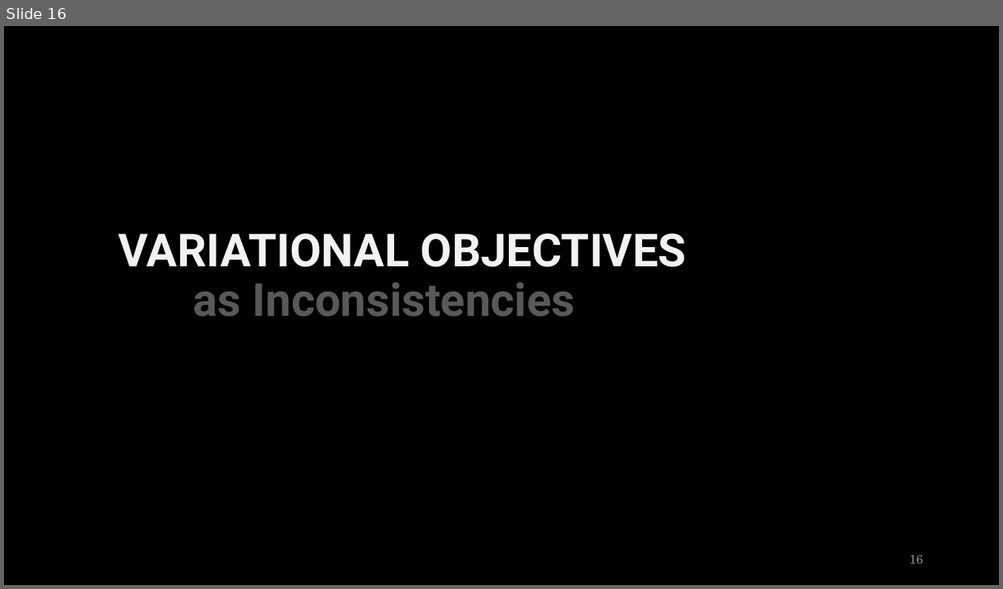
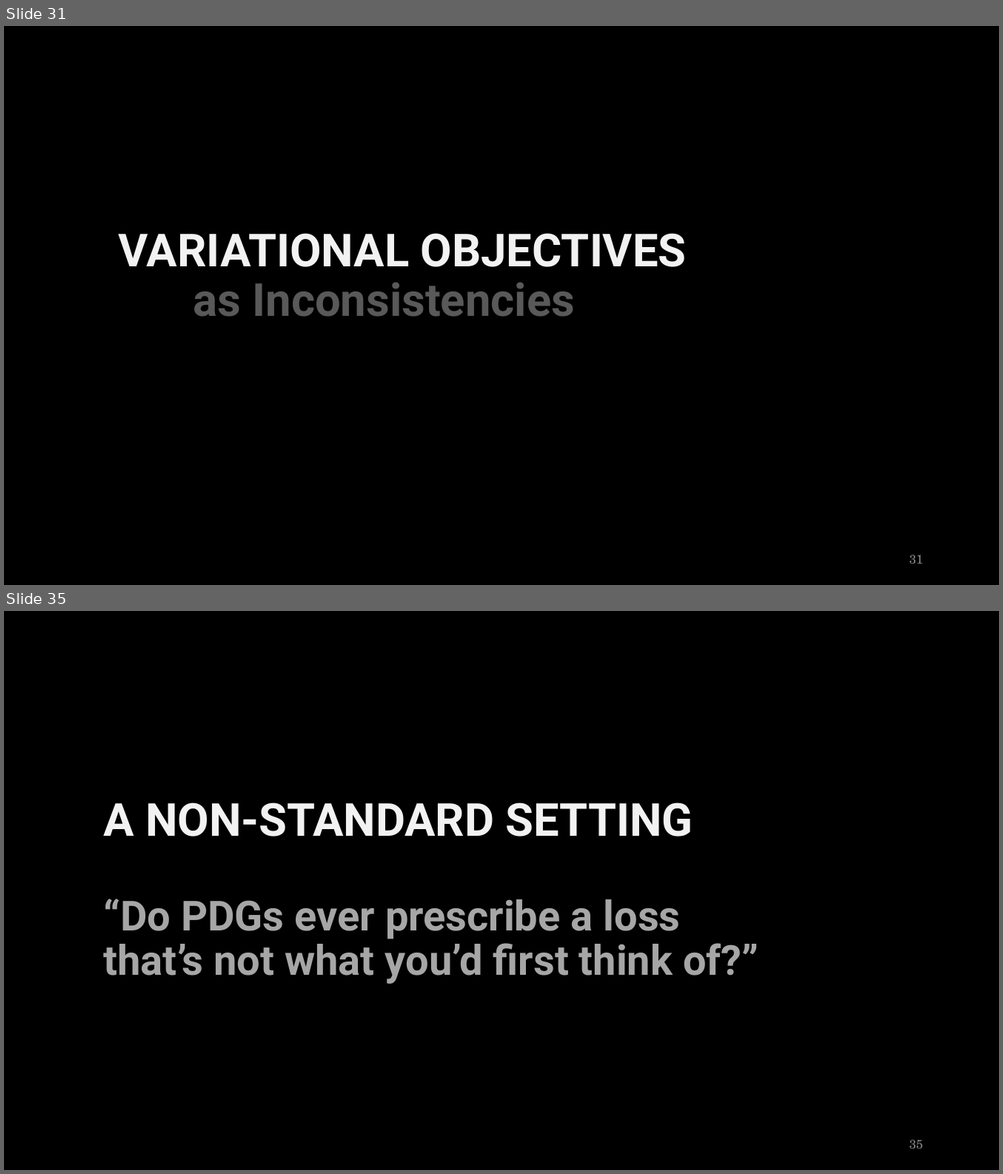
Before and after one commit to orichardson/pdg-expts, a slide deck: present/ai-seminar-2023/one-true-loss--45min.pptx. Shown one above the other, each under a label of ours: slide 16 before the commit, slides 31 and 35 after it; the slides between them are not shown. The pictures are 1003x589 and 1003x1174 pixels, drawn with LibreOffice and Linux fonts; fonts in the diff are those of the drawing. Boxes give left, top, right and bottom in pixels: in the first picture for what was removed or moved away, otherwise in the second. Text is boxed around its words. In the diff, an @@ line names an element or a change of style, - is before the commit and + after.

Commit message:
changes to one-true-loss.pptx??

```diff
--- a/present/ai-seminar-2023/one-true-loss--45min.pptx
+++ b/present/ai-seminar-2023/one-true-loss--45min.pptx
@@ slide 35 added at box(4, 611, 999, 1170), background #000000 @@
@@ title added at box(104, 803, 758, 984), 40 pt, text #A6A6A6, bold @@
+A NON-STANDARD SETTING
+“Do PDGs ever prescribe a loss that’s not what you’d first think of?”
@@ page number added at box(909, 1140, 923, 1149), 12 pt, text #8C8C8C @@
+35
@@ what was slide 16 is now slide 31 @@
@@ page number at box(909, 555, 923, 564): text changed @@
-16
+31
```
Also in this commit, not shown: 16 slides changed, 18 other slides added.
